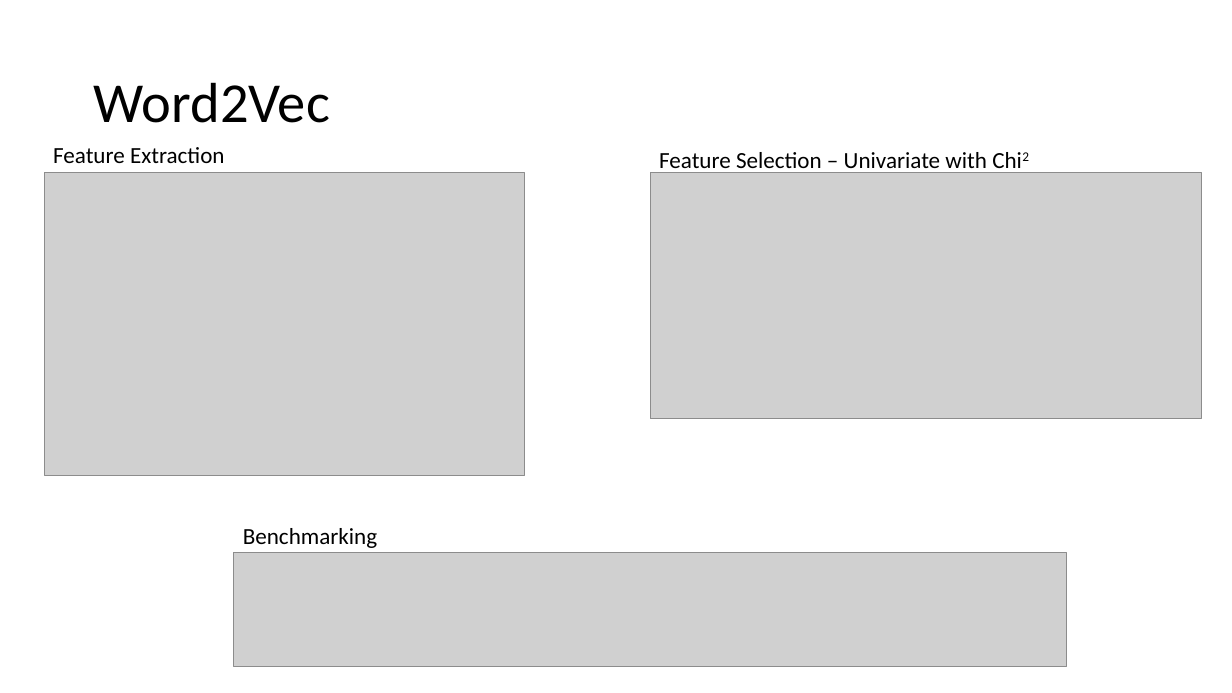
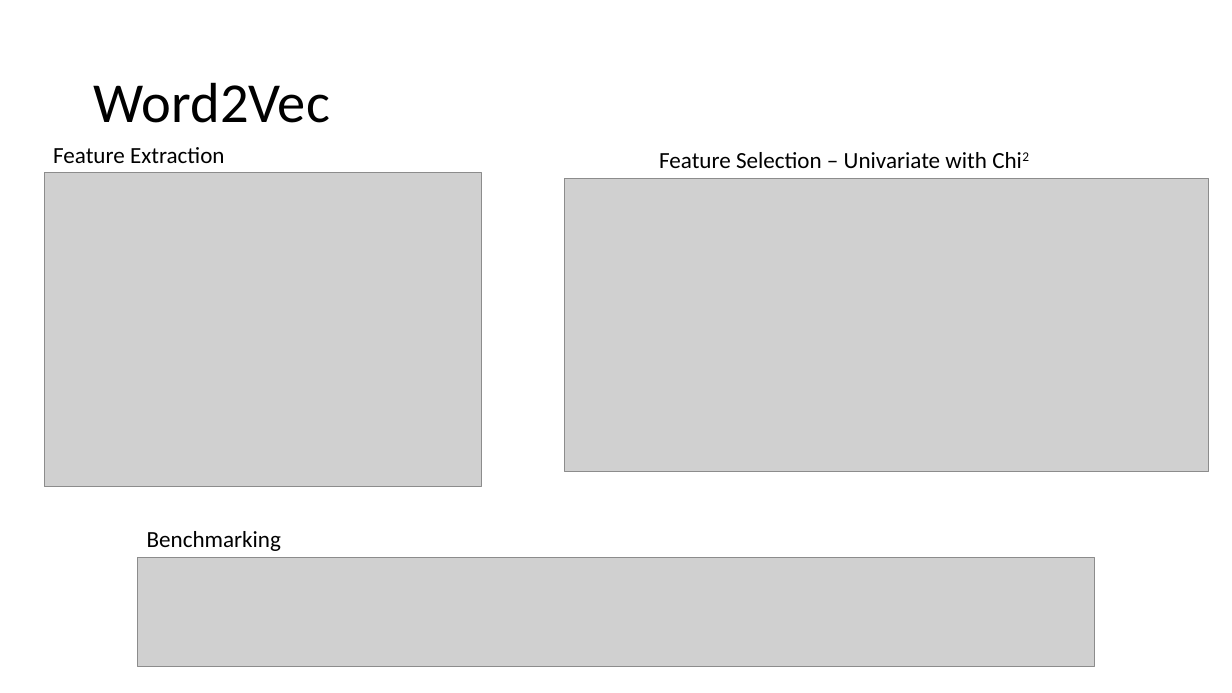
Before and after one commit to CSML1010-3-2020/NLPCourseProject, a slide deck: slide 16 of CSML1010_Group3_Project_Milestone01.pptx (slide 13 before the commit). Drawn at 1232x693 pixels with LibreOffice and Linux fonts; fonts in the diff are those of the drawing; grey boxes stand for pictures. Boxes give left, top, right and bottom in pixels: in the first picture for what was removed or moved away, otherwise in the second. Text is boxed around its words. In the diff, an @@ line names an element or a change of style, - is before the commit and + after.

```diff
--- a/CSML1010_Group3_Project_Milestone01.pptx
+++ b/CSML1010_Group3_Project_Milestone01.pptx
@@ picture: place and size @@
-picture at <box>44,173,525,475</box>
+picture at <box>44,173,482,487</box>
@@ picture: place and size @@
-picture at <box>651,173,1202,419</box>
+picture at <box>565,178,1209,472</box>
@@ text "Benchmarking": place and size @@
-text "Benchmarking" at <box>243,528,377,548</box>
+text "Benchmarking" at <box>147,531,281,551</box>
@@ picture: place and size @@
-picture at <box>234,553,1067,667</box>
+picture at <box>138,557,1095,666</box>
```
Also in this commit, not shown: 11 other slides changed, 7 slides added.
